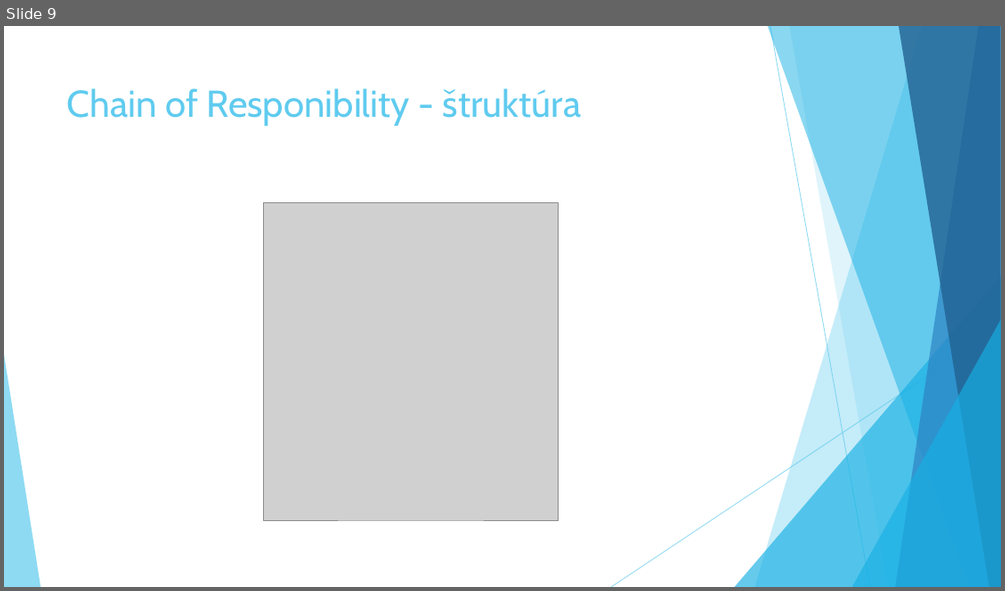
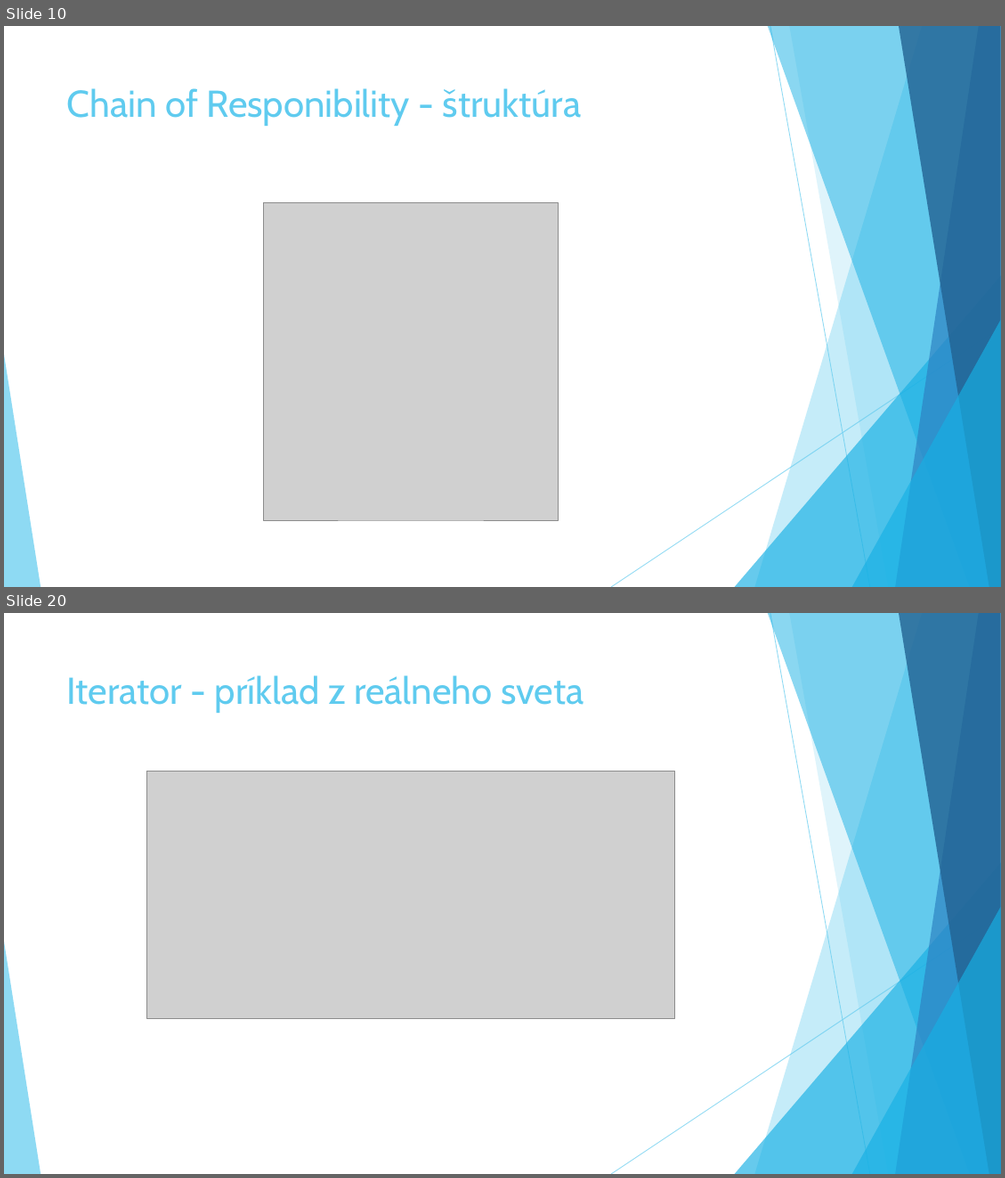
Before and after one commit to Rokulus/ASOS_prezentacia3, a slide deck: Behavioral_Design_Patterns.pptx. Shown one above the other, each under a label of ours: slide 9 before the commit, slides 10 and 20 after it; the slides between them are not shown. The pictures are 1005x591 and 1005x1178 pixels, drawn with LibreOffice and Linux fonts; fonts in the diff are those of the drawing; grey boxes stand for pictures. Boxes give left, top, right and bottom in pixels: in the first picture for what was removed or moved away, otherwise in the second. Text is boxed around its words. In the diff, an @@ line names an element or a change of style, - is before the commit and + after.

Commit message:
Added Design Pattern, Iterator, Interpreter, Command to presentation

```diff
--- a/Behavioral_Design_Patterns.pptx
+++ b/Behavioral_Design_Patterns.pptx
@@ slide 20 added at (x1=4, y1=613, x2=1001, y2=1174), background #FFFFFF; not listed: 10 template elements that a slide beside it also shows @@
@@ title added at (x1=67, y1=675, x2=583, y2=713), 36 pt, text #5FCBEF @@
+Iterator - príklad z reálneho sveta
@@ picture added at (x1=146, y1=771, x2=675, y2=1018) @@
@@ what was slide 9 is now slide 10 @@
```
Also in this commit, not shown: 1 slide changed, 13 other slides added.
